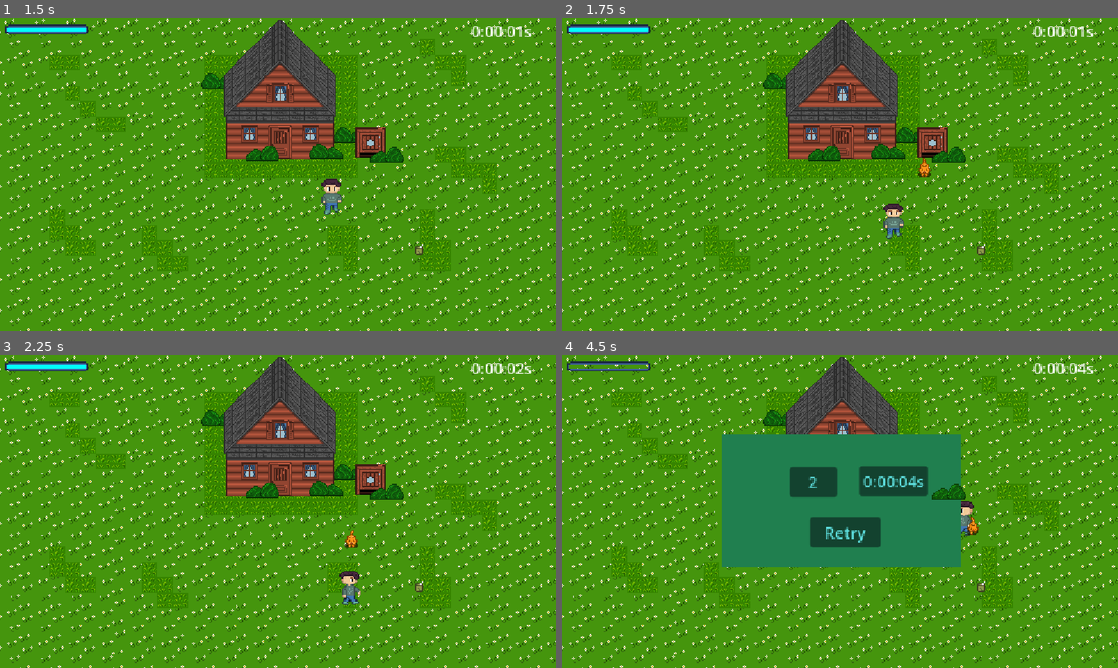
Above: before the commit, frames 1-4 (two rows, left to right).
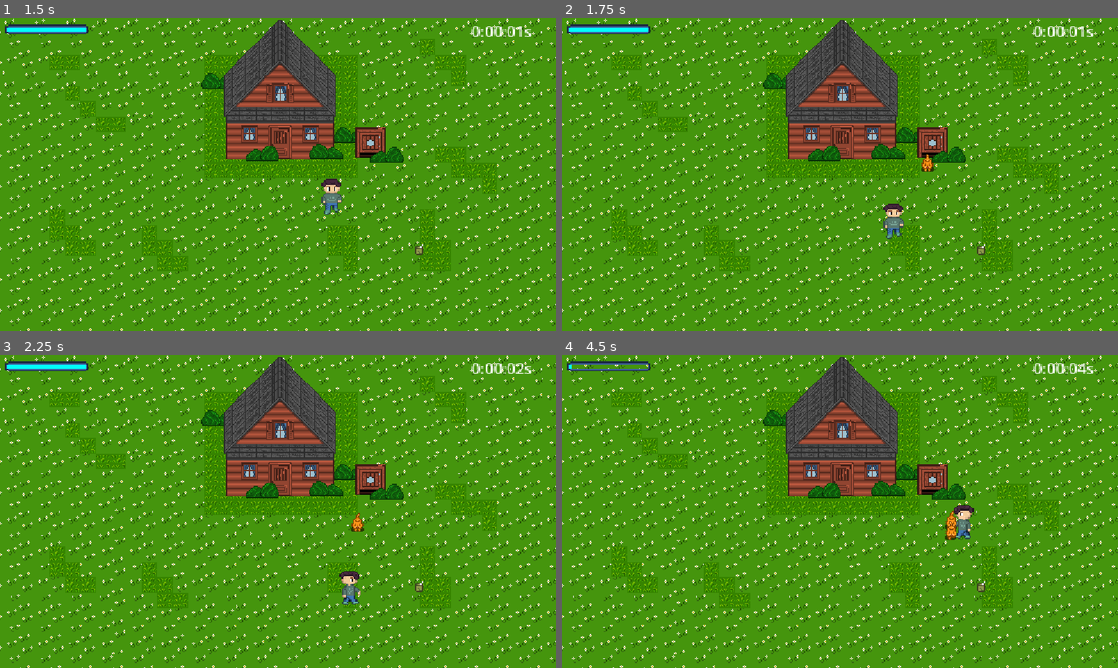
Above: after the commit, the same moments.

Repository: JbOlivete/my-orens-cat
Game: Godot game, scene res://asset/scene/game.tscn
The game is run twice, just before and just after one commit, with the same random seed, the same clock (stepped at 60 frames per second) and the same inputs.
Inputs:
- Up to frame 1 (1.5 s): tap Enter at 0.5 s; hold D (move_right) 0.53-1.28 s; hold S (move_down) from 1.28 s (still down)
- Up to frame 2 (1.75 s): keep holding S (move_down)
- Up to frame 3 (2.25 s): release S (move_down) at 2.03 s; hold D (move_right) from 2.03 s (still down)
- Up to frame 4 (4.5 s): release D (move_right) at 2.78 s; hold W (move_up) 2.78-3.53 s; hold A (move_left) from 3.53 s (still down)

Frame 1 is identical in both runs. In frame 2, 0.1% of the frame differs, in the area x 64-67%, y 43-51%; in frame 3, 0.2%; in frame 4, 18%, in the area x 1-75%, y 3-68%.

Commit message:
Update speed

Diff:
--- a/asset/script/cat.gd
+++ b/asset/script/cat.gd
@@ -5,7 +5,7 @@
 @onready var collisionBody: Area2D = $Area2D
 @onready var energyBar: TextureProgressBar = $"../../../TextureProgressBar"
 
-var SPEED = 75
+var SPEED = 50
 var catPosition = Vector2.ZERO
 
 func follow_player():
